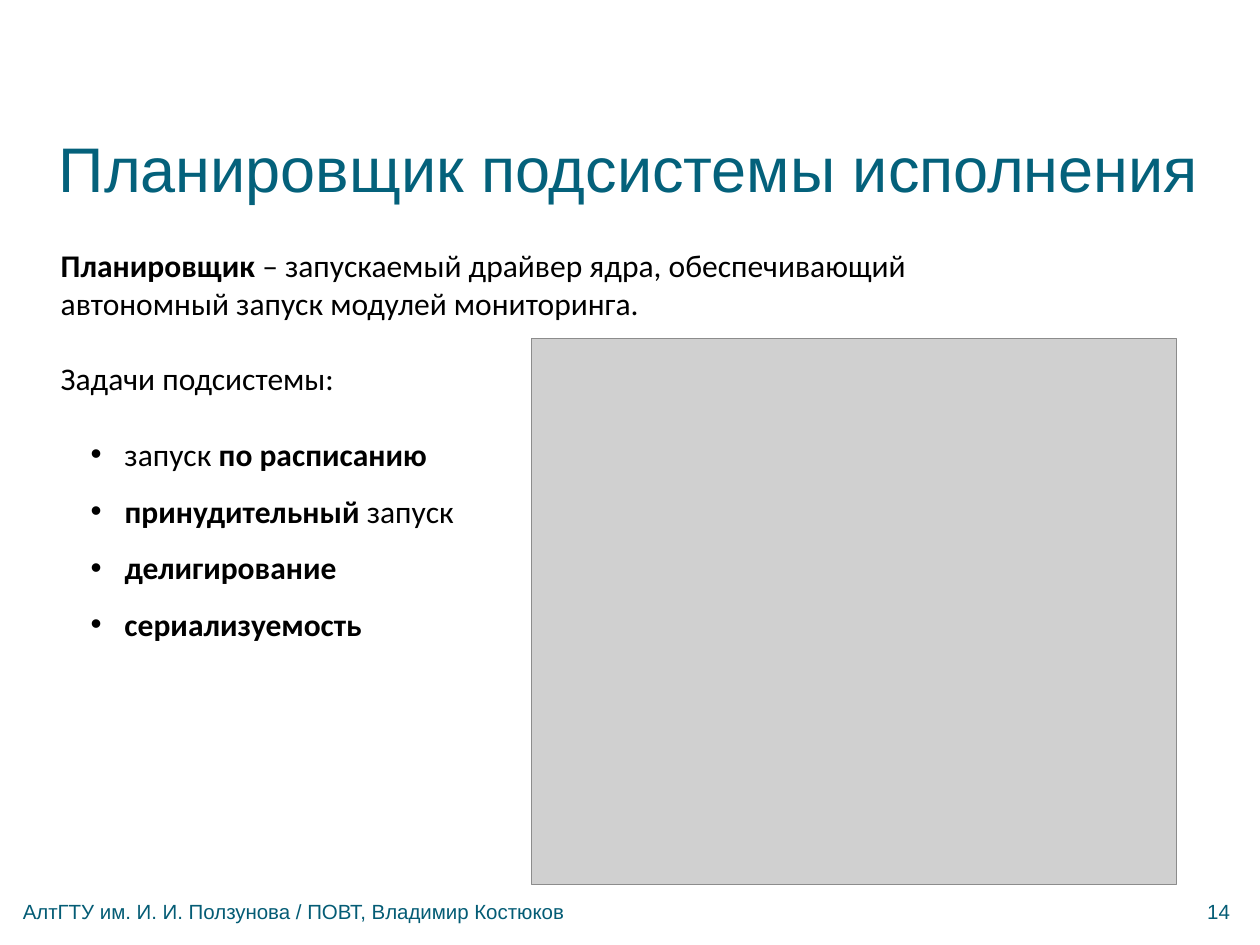
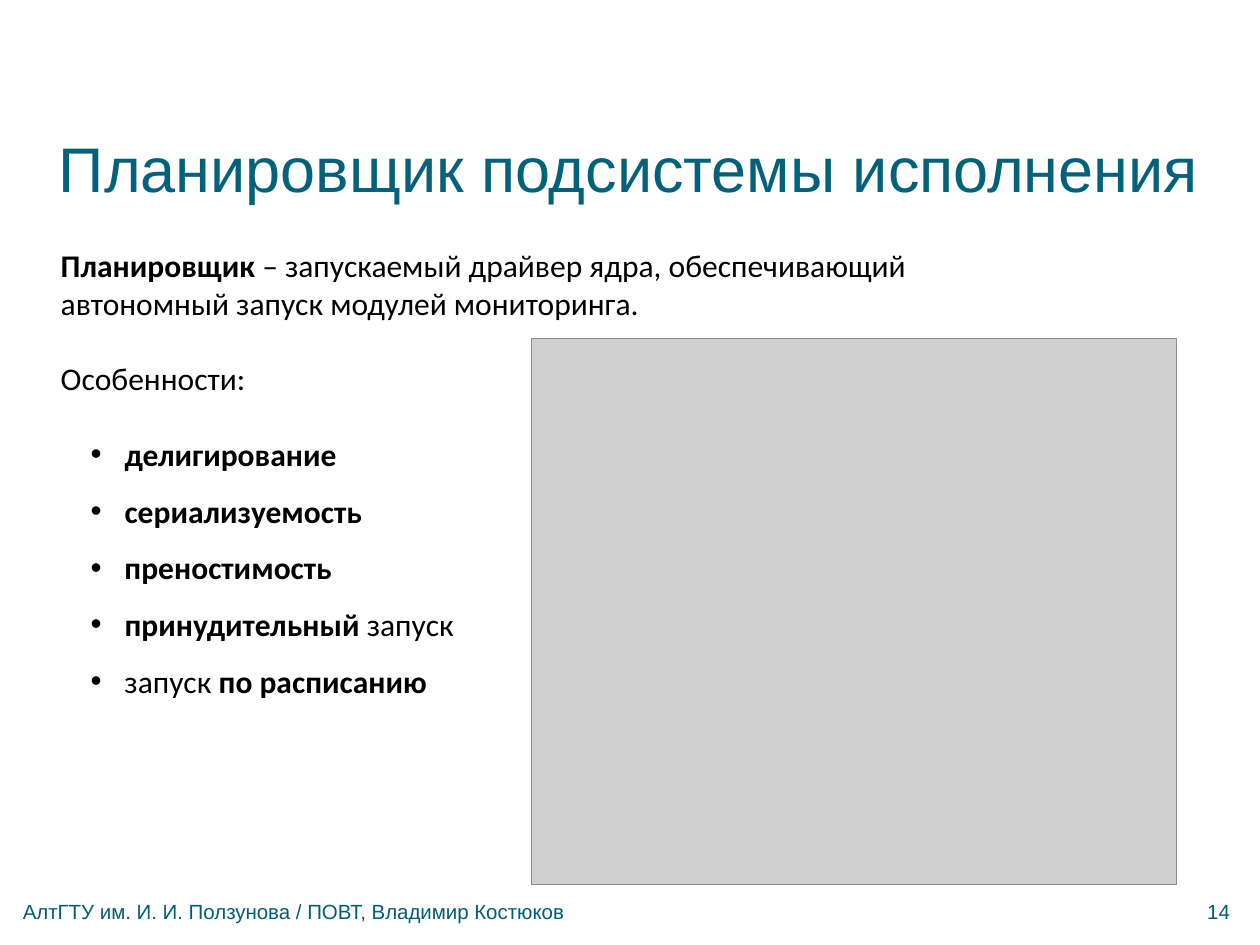
Before and after one commit to bluerain/snoopy, a slide deck: slide 14 of diploma/trunk/ppt/kostyukov.pptx. Drawn at 1260x945 pixels with LibreOffice and Linux fonts; fonts in the diff are those of the drawing; grey boxes stand for pictures; background and template pictures are left out. Boxes give left, top, right and bottom in pixels: in the first picture for what was removed or moved away, otherwise in the second. Text is boxed around its words. In the diff, an @@ line names an element or a change of style, - is before the commit and + after.

```diff
--- a/diploma/trunk/ppt/kostyukov.pptx
+++ b/diploma/trunk/ppt/kostyukov.pptx
@@ text at (x1=61, y1=368, x2=246, y2=391): text changed @@
-Задачи подсистемы:
-  • запуск по расписанию
-  • принудительный запуск
+Особенности:
@@ text at (x1=124, y1=563, x2=454, y2=698): paragraphs added @@
+  • преностимость
+  • принудительный запуск
+  • запуск по расписанию
```
Also in this commit, not shown: 3 other slides changed, 3 other files.
